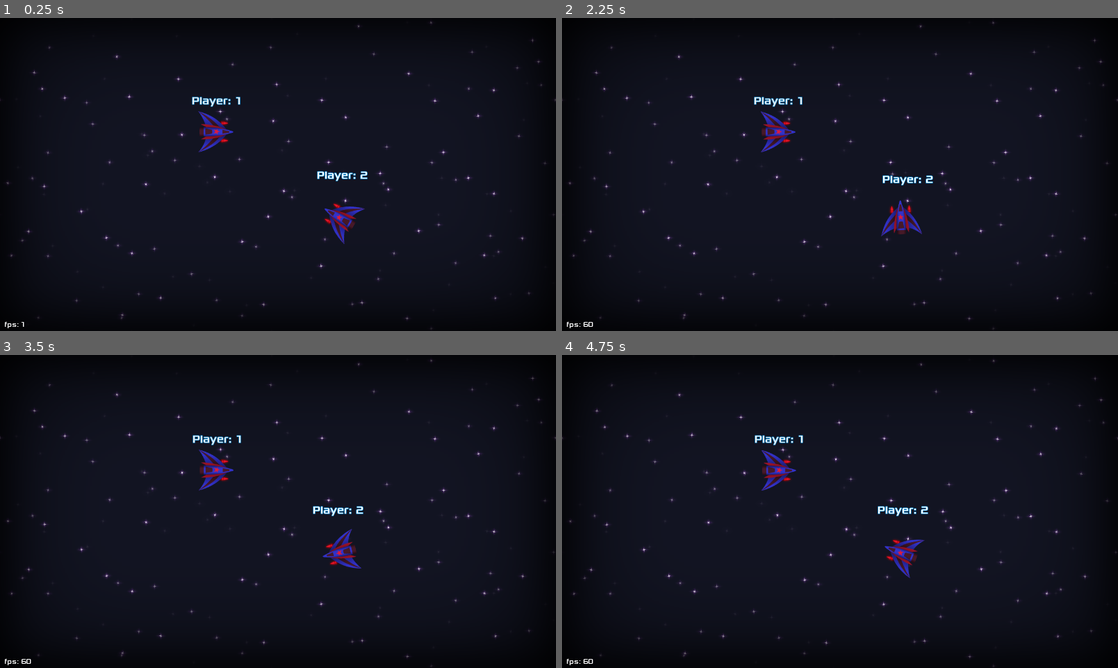
Above: before the commit, frames 1-4 (two rows, left to right).
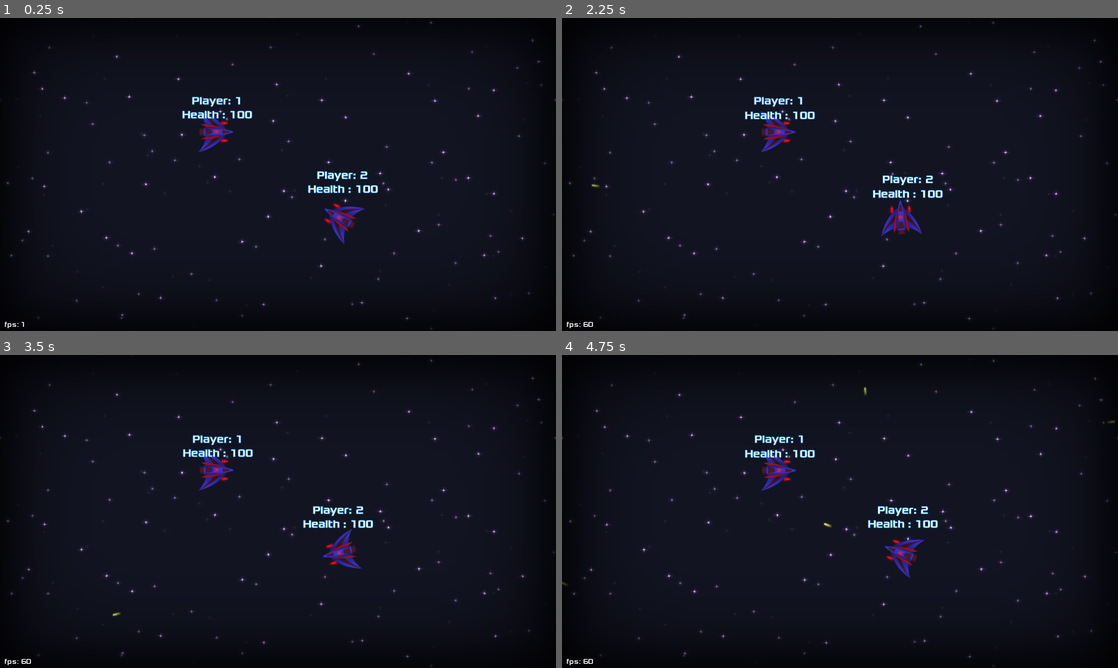
Above: after the commit, the same moments.

Repository: Najim-SD/Moon-Guardian
Game: Godot game, scene res://Scenes/Level.tscn
Two runs of this game, one before a commit and one after it. Both use one fixed random seed, a clock stepped at 60 frames per second and the inputs below.
Inputs (mouse positions are in pixels of both pictures, inside the frame that each line leads up to):
- Up to frame 1 (0.25 s): no input
- Up to frame 2 (2.25 s): move the mouse to (962, 158) at 0.52 s; right-click (962, 158) at 0.6 s; move the mouse to (728, 190) at 1.27 s; right-click (728, 190) at 1.35 s; move the mouse to (895, 105) at 2.02 s; click (895, 105) at 2.1 s
- Up to frame 3 (3.5 s): right-click (333, 442) at 2.3 s; move the mouse to (250, 574) at 2.77 s; right-click (250, 574) at 2.85 s
- Up to frame 4 (4.75 s): move the mouse to (1006, 558) at 3.52 s; right-click (1006, 558) at 3.6 s; move the mouse to (673, 464) at 4.27 s; click (673, 464) at 4.35 s; right-click (673, 464) at 4.55 s

The runs differ from the first frame. In frame 1, 0.4% of the frame differs, in the area x 32-68%, y 29-56%; in frame 2, 0.5%; in frame 3, 0.5%; in frame 4, 0.5%, in the area x 0-100%, y 10-74%.

Commit message:
basic shooting code

Diff:
--- a/Scenes/LaserShot.tscn
+++ b/Scenes/LaserShot.tscn
@@ -5,7 +5,7 @@
 [sub_resource type="RectangleShape2D" id=1]
 extents = Vector2( 9.31804, 2.67354 )
 
-[node name="LaserShot" type="Area2D"]
+[node name="LaserShot" type="RigidBody2D"]
 
 [node name="Sprite" type="Sprite" parent="."]
 position = Vector2( -10, 0 )
@@ -14,5 +14,6 @@
 offset = Vector2( 2, 0 )
 
 [node name="CollisionShape2D" type="CollisionShape2D" parent="."]
+visible = false
 position = Vector2( -7.5, 0 )
 shape = SubResource( 1 )
--- a/Scenes/Missile.tscn
+++ b/Scenes/Missile.tscn
@@ -2,10 +2,14 @@
 
 [ext_resource path="res://Art/Missile.png" type="Texture" id=1]
 
-[node name="Missile" type="KinematicBody2D"]
+[node name="Missile" type="StaticBody2D"]
 
 [node name="Sprite" type="Sprite" parent="."]
 position = Vector2( 1, 0 )
 rotation = 1.5708
 texture = ExtResource( 1 )
 offset = Vector2( 2, 0 )
+
+[node name="CollisionPolygon2D" type="CollisionPolygon2D" parent="."]
+polygon = PoolVector2Array( 15.1549, 0.00128174, 7.36798, -3.06631, -5.84626, -4.83607, -20.3583, -4.95406, -20.4763, 4.72065, -5.84626, 4.72065, 7.36798, 3.18686 )
+disabled = true
--- a/Scenes/Spaceship.tscn
+++ b/Scenes/Spaceship.tscn
@@ -43,7 +43,7 @@
 rotation = 1.5708
 frames = SubResource( 1 )
 animation = "JetFlame"
-frame = 12
+frame = 4
 playing = true
 
 [node name="Missile1" parent="." instance=ExtResource( 19 )]
@@ -85,3 +85,9 @@
 
 [node name="CollisionPolygon2D" type="CollisionPolygon2D" parent="Area2D"]
 polygon = PoolVector2Array( -43.7755, -47.5305, -6.02052, -31.9565, 21.8238, -6, 37.3977, 0.135185, 22.2957, 6.27036, -10.7399, 35.0585, -42.3597, 47.3289, -38.1123, -0.808693 )
+
+[node name="bulletSpawnPos" type="Node2D" parent="."]
+position = Vector2( 55, 0 )
+__meta__ = {
+"_edit_lock_": true
+}
--- a/Scripts/Spaceship.gd
+++ b/Scripts/Spaceship.gd
@@ -11,8 +11,13 @@
 var power = 0.0
 var friction = 0.03
 var maxSpeed = 500.0
+
+var health = 100
+
 var bulletSpeed = 800.0
-var bullet = preload("res://Scenes/LaserShot.tscn")
+export var fireRate = 60 * 0.20
+var fireCounter = 0
+var bulletScene = preload("res://Scenes/LaserShot.tscn")
 
 export var useJoyStick = true
 export var controlDevice = 0
@@ -25,10 +30,11 @@
 
 func _process(delta):
 	$UI.global_rotation = 0
-	$UI/Label.text = "Player: " + str(playerId+1)
+	$UI/Label.text = "Player: " + str(playerId+1) + "\nHealth : " + str(health)
 
 # Called every frame. 'delta' is the elapsed time since the previous frame.
 func _physics_process(delta):
+	# MOVEMENT -----------------------------------------
 	if useJoyStick == false:
 		direction = (get_global_mouse_position() - global_position).normalized()
 		look_at(get_global_mouse_position())
@@ -48,7 +54,16 @@
 		power = lerp(power, 0, friction)
 		velocity = vecFriction(velocity)
 
+	# LASER SHOOTING ---------------------------------------
+	fireCounter = max(fireCounter-1,0)
+
+	if isPressed("fire") and fireCounter == 0:
+		fireCounter = fireRate
+		fire()
+
+
 	velocity = move_and_slide(velocity, Vector2.UP)
+	pass # Physics_Process
 
 func getDist(pos1:Vector2, pos2:Vector2):
 	return abs(pos1.x - pos2.x) + abs(pos1.y - pos2.y)
@@ -74,3 +89,11 @@
 	if Input.is_action_pressed(key+String(controlDevice)):
 		return true
 	else: return false
+
+
+func fire():
+	var bulletInstance = bulletScene.instance()
+	bulletInstance.position = Vector2($bulletSpawnPos.global_position.x, $bulletSpawnPos.global_position.y)
+	bulletInstance.rotation = rotation
+	bulletInstance.apply_impulse(Vector2(), Vector2(bulletSpeed, 0).rotated(rotation))
+	get_tree().root.call_deferred("add_child", bulletInstance)
--- a/project.godot
+++ b/project.godot
@@ -50,6 +50,16 @@
 "events": [ Object(InputEventMouseButton,"resource_local_to_scene":false,"resource_name":"","device":0,"alt":false,"shi …(212 unchanged characters)…
  ]
 }
+fire0={
+"deadzone": 0.5,
+"events": [ Object(InputEventJoypadButton,"resource_local_to_scene":false,"resource_name":"","device":0,"button_index":1,"pressure":0.0,"pressed":false,"script":null)
+ ]
+}
+fire1={
+"deadzone": 0.5,
+"events": [ Object(InputEventJoypadButton,"resource_local_to_scene":false,"resource_name":"","device":1,"button_index":1,"pressure":0.0,"pressed":false,"script":null)
+ ]
+}
 
 [rendering]
 
